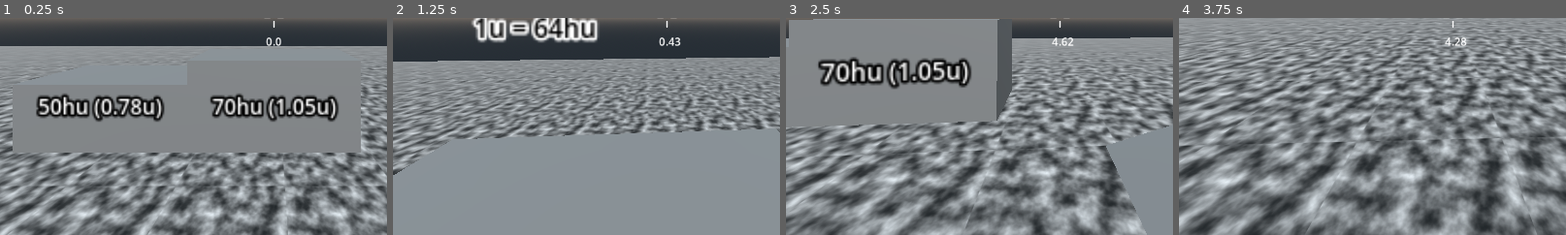
Above: before the commit, frames 1-4 (left to right).
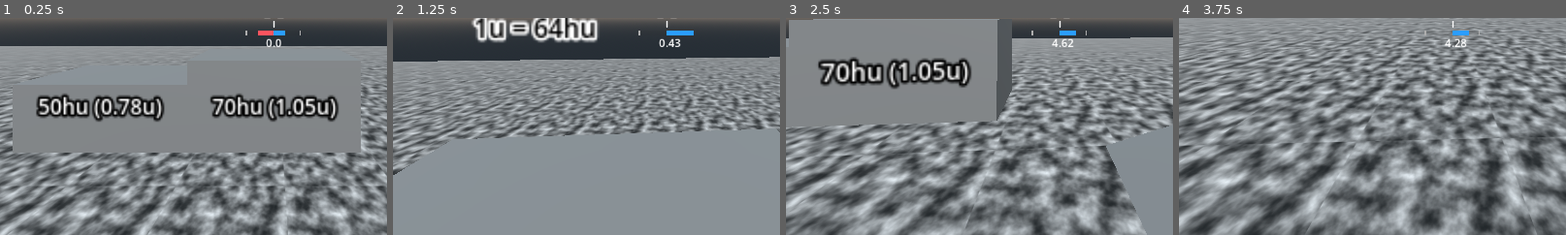
Above: after the commit, the same moments.

Repository: Jack3G/first-person-character
Game: Godot game, scene res://src/test_level.tscn
Same seed, same stepped clock (60 frames per second), same inputs: the game is played once before the commit and once after it.
Inputs (mouse positions are % of the whole screen's width and height, from its top left):
- Up to frame 1 (0.25 s): no input
- Up to frame 2 (1.25 s): move the mouse to (55, 50) at 0.52 s; hold W (move_forward) from 0.53 s (still down); tap ` (capture_mouse) at 0.6 s; tap Space (jump) at 0.77 s
- Up to frame 3 (2.5 s): move the mouse to (30, 55) at 1.27 s; release W (move_forward) at 1.28 s; hold S (move_back) 1.28-2.03 s; tap Shift (crouch) at 1.35 s; tap Space (jump) at 1.52 s; move the mouse to (60, 28) at 2.02 s; hold D (move_right) from 2.03 s (still down); tap ` (capture_mouse) at 2.1 s
- Up to frame 4 (3.75 s): move the mouse to (49, 52) at 2.77 s; release D (move_right) at 2.78 s; hold W (move_forward) from 2.78 s (still down); tap Shift (crouch) at 2.85 s; tap Space (jump) at 3.02 s; move the mouse to (57, 51) at 3.52 s; tap ` (capture_mouse) at 3.6 s
The pictures show only the part of the screen within x 15-65%, y 50-100%; the shares and areas given below are measured in that part.

The runs differ from the first frame. In frame 1, 0.3% of the frame differs, in the area x 63-78%, y 5-14%; in frame 2, 0.3%; in frame 3, 0.2%; in frame 4, 0.2%.

Commit message:
add a speed gained/lost meter

Diff:
--- a/src/player/player.gd
+++ b/src/player/player.gd
@@ -48,6 +48,8 @@
 
 @onready var speed_label_int: Label = %SpeedLabelInt
 @onready var speed_label_fract: Label = %SpeedLabelFract
+@onready var speed_lost: ProgressBar = %SpeedLost
+@onready var speed_gained: ProgressBar = %SpeedGained
 
 
 func _on_coyote_timer_timeout() -> void:
@@ -110,12 +112,6 @@
 	self.floor_snap_length = snap_distance
 
 
-	var speed: float = snappedf(vel_flat.length(), 0.01)
-	var speed_int_part: float = floorf(speed)
-	speed_label_int.text = str(speed_int_part)
-	speed_label_fract.text = str(floorf((speed - speed_int_part)*100))
-
-
 	# if the floor is too steep use air movement (slide off / surfing)
 	if self.is_on_floor() and self.get_floor_angle() <= self.floor_max_angle:
 		_coyote_mode = true
@@ -168,8 +164,17 @@
 		if proj.length() < max_air_speed or is_away:
 			var vel_added = wish_dir * air_accel * delta
 
+			# Hud stuff
+			speed_gained.max_value = vel_added.length()
+			speed_lost.max_value = vel_added.length()
+
+			# I don't understand this but it works.. probably
 			vel_added = vel_added.limit_length(
 				max_air_speed + proj.length() * (int(is_away)*2 - 1))
+
+			# Hud stuff
+			speed_gained.value = vel_added.length() * (int(!is_away)*2 - 1)
+			speed_lost.value = vel_added.length() * (int(is_away)*2 - 1)
 
 			self.velocity += vel_added
 
@@ -195,6 +200,12 @@
 			Vector3.ZERO, crouch_time)
 
 
+	var speed: float = snappedf(vel_flat.length(), 0.01)
+	var speed_int_part: float = floorf(speed)
+	speed_label_int.text = str(speed_int_part)
+	speed_label_fract.text = str(floorf((speed - speed_int_part)*100))
+
+
 	if not _coyote_mode:
 		self.velocity += get_gravity() * delta
 
--- a/src/player/player.tscn
+++ b/src/player/player.tscn
@@ -1,10 +1,27 @@
-[gd_scene load_steps=4 format=3 uid="uid://umhrr8jsc4c3"]
+[gd_scene load_steps=8 format=3 uid="uid://umhrr8jsc4c3"]
 
 [ext_resource type="Script" path="res://src/player/player.gd" id="1"]
 [ext_resource type="Texture2D" uid="uid://dj33klyiixknq" path="res://assets/crosshair.png" id="2_simyu"]
 
 [sub_resource type="BoxShape3D" id="1"]
 size = Vector3(0.766, 1.296, 0.766)
+
+[sub_resource type="StyleBoxFlat" id="StyleBoxFlat_82m3o"]
+bg_color = Color(0.160784, 0.160784, 0.160784, 0.0901961)
+border_width_left = 2
+border_color = Color(0.682353, 0.682353, 0.682353, 1)
+expand_margin_left = 2.0
+
+[sub_resource type="StyleBoxFlat" id="StyleBoxFlat_xkhfj"]
+bg_color = Color(1, 0.329412, 0.372549, 1)
+
+[sub_resource type="StyleBoxFlat" id="StyleBoxFlat_n3klp"]
+bg_color = Color(0.160784, 0.160784, 0.160784, 0.0901961)
+border_width_right = 2
+border_color = Color(0.682353, 0.682353, 0.682353, 1)
+
+[sub_resource type="StyleBoxFlat" id="StyleBoxFlat_7nt10"]
+bg_color = Color(0.168627, 0.615686, 1, 1)
 
 [node name="Player" type="CharacterBody3D"]
 floor_snap_length = 0.13
@@ -50,6 +67,43 @@
 texture = ExtResource("2_simyu")
 expand_mode = 1
 
+[node name="HBoxContainer" type="HBoxContainer" parent="CanvasLayer/HUD"]
+layout_mode = 1
+anchors_preset = -1
+anchor_left = 0.5
+anchor_top = 0.5
+anchor_right = 0.5
+anchor_bottom = 0.5
+offset_left = -40.0
+offset_top = 20.0
+offset_right = 40.0
+offset_bottom = 26.0
+grow_horizontal = 2
+grow_vertical = 2
+theme_override_constants/separation = 1
+alignment = 1
+
+[node name="SpeedLost" type="ProgressBar" parent="CanvasLayer/HUD/HBoxContainer"]
+unique_name_in_owner = true
+layout_mode = 2
+size_flags_horizontal = 3
+size_flags_vertical = 1
+theme_override_styles/background = SubResource("StyleBoxFlat_82m3o")
+theme_override_styles/fill = SubResource("StyleBoxFlat_xkhfj")
+value = 58.16
+fill_mode = 1
+show_percentage = false
+
+[node name="SpeedGained" type="ProgressBar" parent="CanvasLayer/HUD/HBoxContainer"]
+unique_name_in_owner = true
+layout_mode = 2
+size_flags_horizontal = 3
+size_flags_vertical = 1
+theme_override_styles/background = SubResource("StyleBoxFlat_n3klp")
+theme_override_styles/fill = SubResource("StyleBoxFlat_7nt10")
+value = 40.73
+show_percentage = false
+
 [node name="SpeedContainer" type="Control" parent="CanvasLayer/HUD"]
 layout_mode = 1
 anchor_left = 0.5
@@ -57,7 +111,7 @@
 anchor_right = 0.5
 anchor_bottom = 0.5
 offset_left = -32.0
-offset_top = 22.0
+offset_top = 26.0
 offset_right = 32.0
 offset_bottom = 50.0
 grow_horizontal = 2
